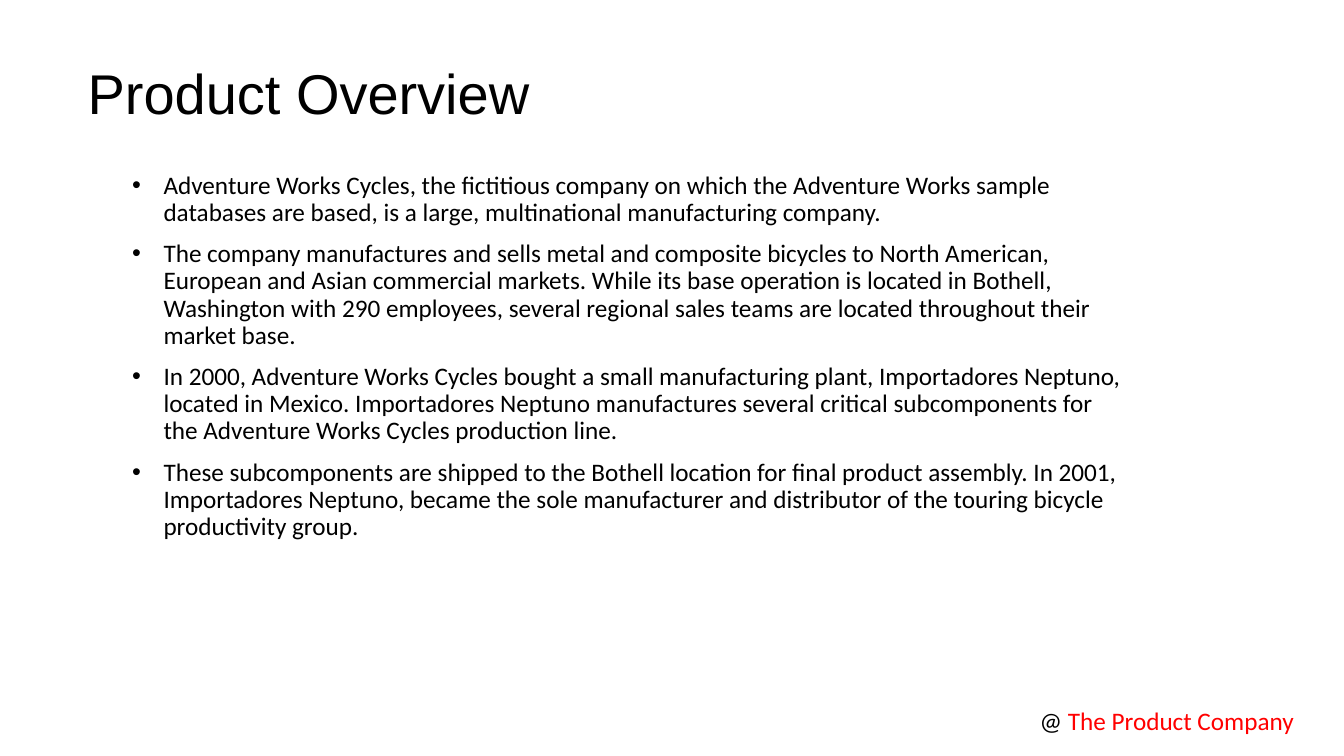
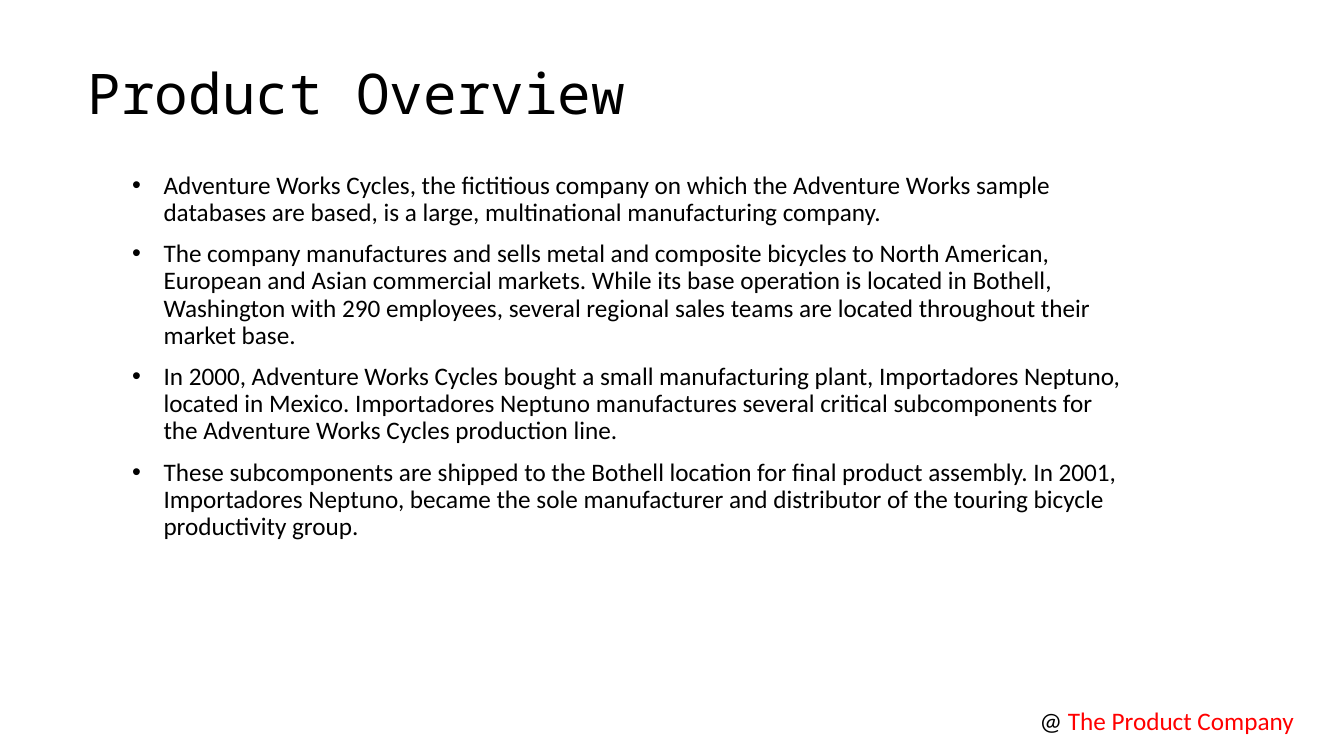
Before and after one commit to SyncfusionExamples/PowerPoint-Examples, a slide deck: slide 2 of PPTX-to-Image-conversion/Add-font-substitution/.NET-Framework/Add-font-substitution/Data/Template.pptx. Drawn at 1344x756 pixels with LibreOffice and Linux fonts; fonts in the diff are those of the drawing. Boxes give left, top, right and bottom in pixels: in the first picture for what was removed or moved away, otherwise in the second. Text is boxed around its words. In the diff, an @@ line names an element or a change of style, - is before the commit and + after.

```diff
--- a/PPTX-to-Image-conversion/Add-font-substitution/.NET-Framework/Add-font-substitution/Data/Template.pptx
+++ b/PPTX-to-Image-conversion/Add-font-substitution/.NET-Framework/Add-font-substitution/Data/Template.pptx
@@ title "Product Overview" at bbox=[88, 71, 625, 115]: font Arial to Noto Sans Mono @@
```
Also in this commit, not shown: 1 other slide changed, 2 other files.
